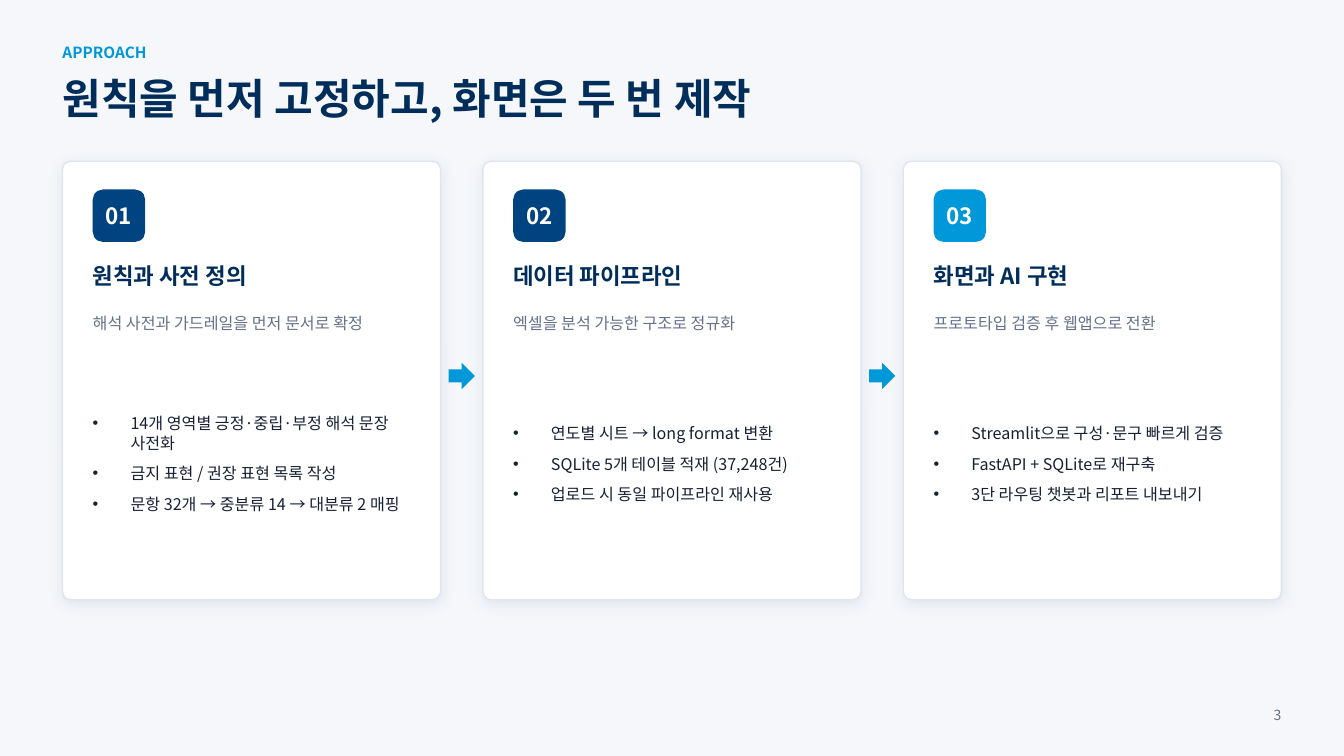
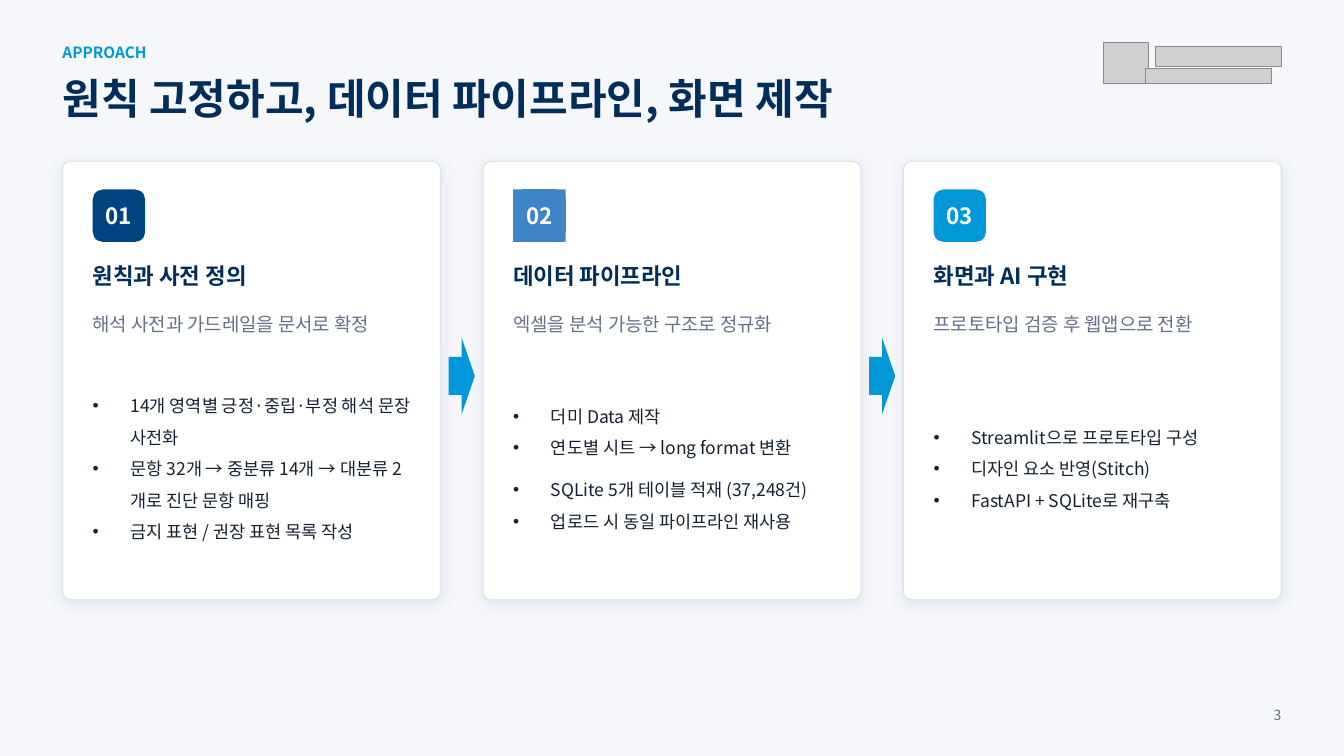
Before and after one commit to frypanegg/AI_PJT, a slide deck: slide 4 of Org_health_diag/docs/2026_조직건강도_AI_Agent_수행결과.pptx. Drawn at 1344x756 pixels with LibreOffice and Linux fonts; fonts in the diff are those of the drawing; grey boxes stand for pictures. Boxes give left, top, right and bottom in pixels: in the first picture for what was removed or moved away, otherwise in the second. Text is boxed around its words. In the diff, an @@ line names an element or a change of style, - is before the commit and + after.

```diff
--- a/Org_health_diag/docs/2026_조직건강도_AI_Agent_수행결과.pptx
+++ b/Org_health_diag/docs/2026_조직건강도_AI_Agent_수행결과.pptx
@@ picture added at (x1=1104, y1=42, x2=1149, y2=84) @@
@@ picture added at (x1=1155, y1=46, x2=1281, y2=66) @@
@@ text at (x1=62, y1=78, x2=833, y2=123): text changed @@
-원칙을 먼저 고정하고, 화면은 두 번 제작
+원칙 고정하고, 데이터 파이프라인, 화면 제작
@@ picture added at (x1=1145, y1=69, x2=1271, y2=84) @@
@@ rectangle "02" resized from (x1=526, y1=207, x2=552, y2=225) to (x1=513, y1=190, x2=566, y2=242) @@
@@ rectangle "02" at (x1=513, y1=190, x2=566, y2=242): fill none to #3D85C6 @@
@@ text "엑셀을 분석 가능한 구조로 정규화" at (x1=513, y1=315, x2=772, y2=333): size 11.5 to 13.5 pt @@
@@ text "프로토타입 검증 후 웹앱으로 전환" at (x1=934, y1=315, x2=1193, y2=333): size 11.5 to 13.5 pt @@
@@ text at (x1=93, y1=315, x2=369, y2=333): text changed; size 11.5 to 13.5 pt @@
-해석 사전과 가드레일을 먼저 문서로 확정
+해석 사전과 가드레일을 문서로 확정
@@ right arrow resized from (x1=449, y1=363, x2=475, y2=389) to (x1=449, y1=338, x2=475, y2=413) @@
@@ right arrow resized from (x1=869, y1=363, x2=895, y2=389) to (x1=869, y1=338, x2=895, y2=413) @@
@@ text at (x1=131, y1=397, x2=410, y2=540): size 11.5 to 12.5 pt in "14개 영역별 긍정·중립·부정 해석 문장 사전화", "금지 표현 / 권장 표현 목록 작성"; line spacing 1 to 1.5; less space between paragraphs @@
@@ text at (x1=551, y1=408, x2=661, y2=425): paragraph added @@
+• 더미 Data 제작
@@ text at (x1=551, y1=439, x2=807, y2=530): size 11.5 to 12.5 pt in "연도별 시트 → long format 변환", "SQLite 5개 테이블 적재 (37,248건)", "업로드 시 동일 파이프라인 재사용"; line spacing 1 to 1.5; line spacing 1 to 2; less space between paragraphs @@
@@ text at (x1=971, y1=429, x2=1199, y2=479): text changed; size 11.5 to 12.5 pt @@
-• Streamlit으로 구성·문구 빠르게 검증
+• Streamlit으로 프로토타입 구성
+• 디자인 요소 반영(Stitch)
@@ text at (x1=131, y1=460, x2=388, y2=509): paragraph added @@
+• 문항 32개 → 중분류 14개 → 대분류 2개로 진단 문항 매핑
@@ text at (x1=131, y1=496, x2=400, y2=512): paragraph removed @@
-• 문항 32개 → 중분류 14 → 대분류 2 매핑
@@ text at (x1=971, y1=486, x2=1202, y2=502): paragraph removed @@
-• 3단 라우팅 챗봇과 리포트 내보내기
@@ text at (x1=971, y1=492, x2=1171, y2=511): size 11.5 to 12.5 pt in "FastAPI + SQLite로 재구축"; line spacing 1 to 1.5; less space between paragraphs @@
```
Also in this commit, not shown: 9 other slides changed, 1 slide added, 1 slide removed.
